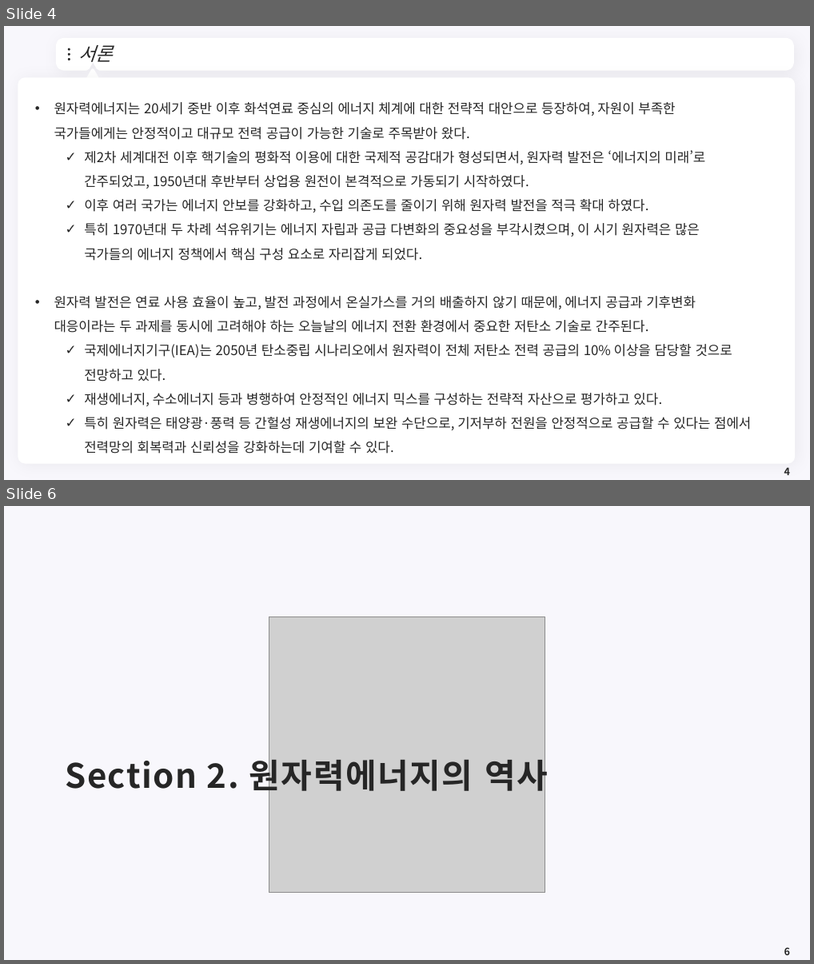
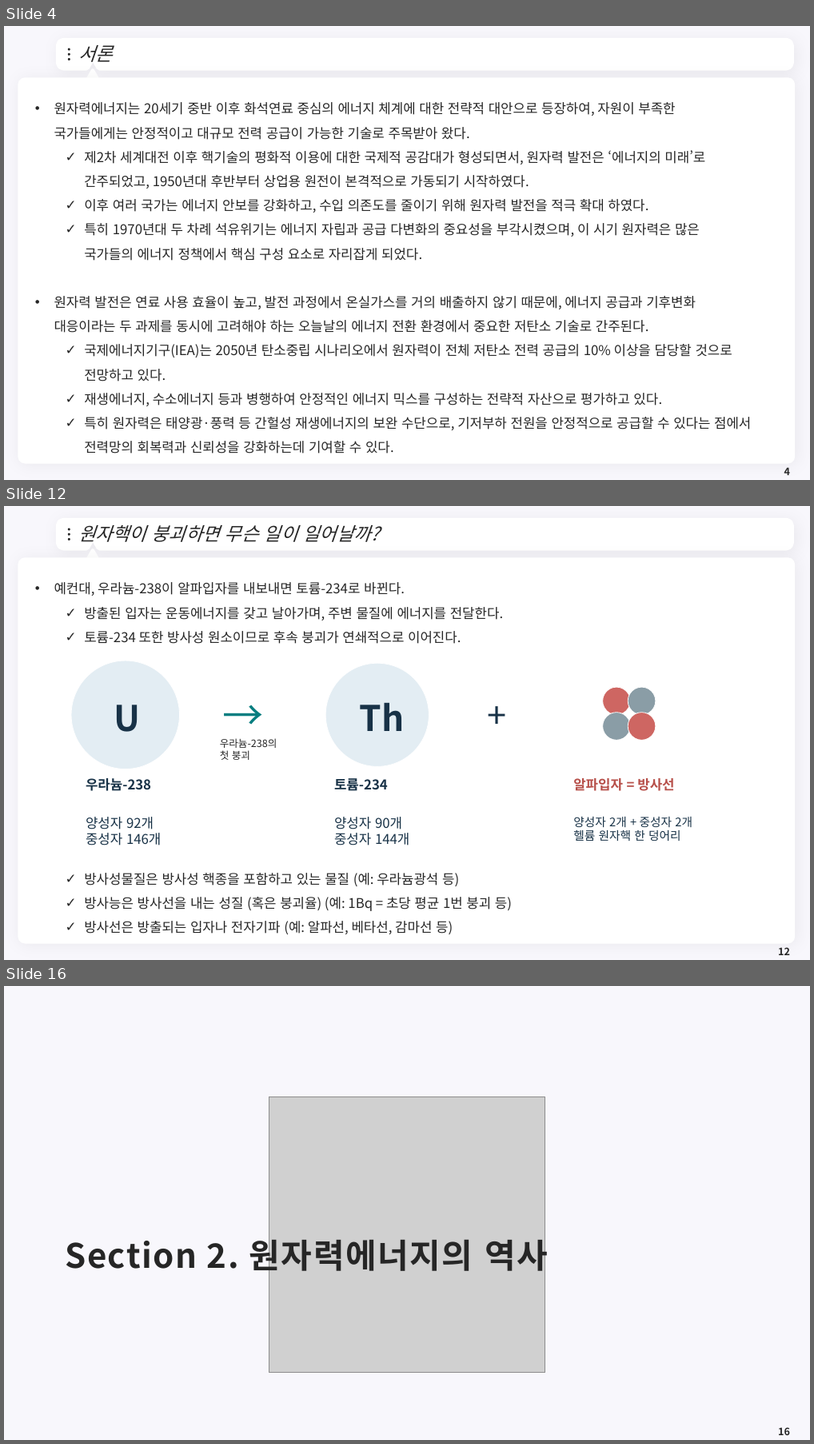
Before and after one commit to meandthey/Teaching, a slide deck: 에너지경제학/자원에너지경제학_Chapter_6 (원자력).pptx. Shown one above the other, each under a label of ours: slides 4 and 6 before the commit, slides 4, 12 and 16 after it; the slides between them are not shown. The pictures are 814x964 and 814x1444 pixels, drawn with LibreOffice and Linux fonts; fonts in the diff are those of the drawing; grey boxes stand for pictures; background and template pictures are left out. Boxes give left, top, right and bottom in pixels: in the first picture for what was removed or moved away, otherwise in the second. Text is boxed around its words. In the diff, an @@ line names an element or a change of style, - is before the commit and + after.

```diff
--- a/에너지경제학/자원에너지경제학_Chapter_6 (원자력).pptx
+++ b/에너지경제학/자원에너지경제학_Chapter_6 (원자력).pptx
@@ slide 12 added at bbox=[4, 506, 810, 960], background #F8F7FC; not listed: 7 template elements that a slide beside it also shows @@
@@ title added at bbox=[78, 525, 380, 542], 22 pt, text #262626, italic @@
+원자핵이 붕괴하면 무슨 일이 일어날까?
@@ text added at bbox=[54, 582, 512, 934], 16 pt, text #262626 @@
+• 예컨대, 우라늄-238이 알파입자를 내보내면 토륨-234로 바뀐다.
+  ✓ 방출된 입자는 운동에너지를 갖고 날아가며, 주변 물질에 에너지를 전달한다.
+  ✓ 토륨-234 또한 방사성 원소이므로 후속 붕괴가 연쇄적으로 이어진다.
+  ✓ 방사성물질은 방사성 핵종을 포함하고 있는 물질 (예: 우라늄광석 등)
+  ✓ 방사능은 방사선을 내는 성질 (혹은 붕괴율) (예: 1Bq = 초당 평균 1번 붕괴 등)
+  ✓ 방사선은 방출되는 입자나 전자기파 (예: 알파선, 베타선, 감마선 등)
@@ ellipse added at bbox=[71, 660, 179, 768], fill #E3EDF3, outline #FFFFFF 0.75 pt @@
@@ ellipse added at bbox=[326, 664, 430, 767], fill #E3EDF3, outline #FFFFFF 0.75 pt @@
@@ text added at bbox=[217, 686, 293, 743], 48.8 pt, text #087E80 @@
+→
@@ text added at bbox=[482, 691, 531, 740], 41.2 pt, text #183247 @@
++
@@ ellipse added at bbox=[603, 687, 630, 715], fill #CE6662, outline #FFFFFF 0.75 pt @@
@@ ellipse added at bbox=[628, 687, 656, 715], fill #8A9DA6, outline #FFFFFF 0.75 pt @@
@@ text added at bbox=[114, 704, 141, 732], 42 pt, text #183247, bold @@
+U
@@ text added at bbox=[360, 702, 405, 731], 42 pt, text #183247, bold @@
+Th
@@ ellipse added at bbox=[603, 712, 630, 740], fill #8A9DA6, outline #FFFFFF 0.75 pt @@
@@ ellipse added at bbox=[628, 712, 656, 740], fill #CE6662, outline #FFFFFF 0.75 pt @@
@@ text added at bbox=[220, 738, 278, 760], 12 pt, text #262626 @@
+우라늄-238의 첫 붕괴
@@ text added at bbox=[86, 778, 151, 791], 16 pt, text #183247, bold @@
+우라늄-238
@@ text added at bbox=[334, 778, 388, 791], 16 pt, text #183247, bold @@
+토륨-234
@@ text added at bbox=[574, 778, 674, 791], 16 pt, text #B7504A, bold @@
+알파입자 = 방사선
@@ text added at bbox=[86, 816, 161, 845], 16 pt, text #183247 @@
+양성자 92개
+중성자 146개
@@ text added at bbox=[334, 816, 410, 845], 16 pt, text #183247 @@
+양성자 90개
+중성자 144개
@@ text added at bbox=[574, 816, 693, 840], 14 pt, text #183247 @@
+양성자 2개 + 중성자 2개
+헬륨 원자핵 한 덩어리
@@ page number added at bbox=[778, 947, 790, 955], 12 pt, text #262626, bold @@
+12
@@ what was slide 6 is now slide 16 @@
@@ page number at bbox=[778, 1427, 790, 1435]: text changed @@
-6
+16
```
Also in this commit, not shown: 2 slides changed, 10 other slides added, 2 other files.
